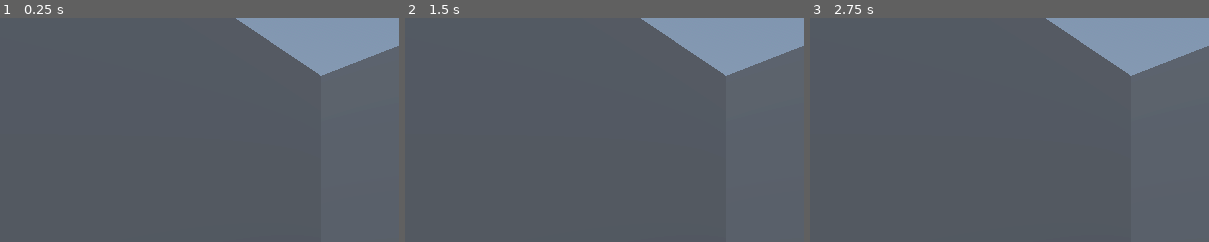
Above: before the commit, frames 1-3 (left to right).
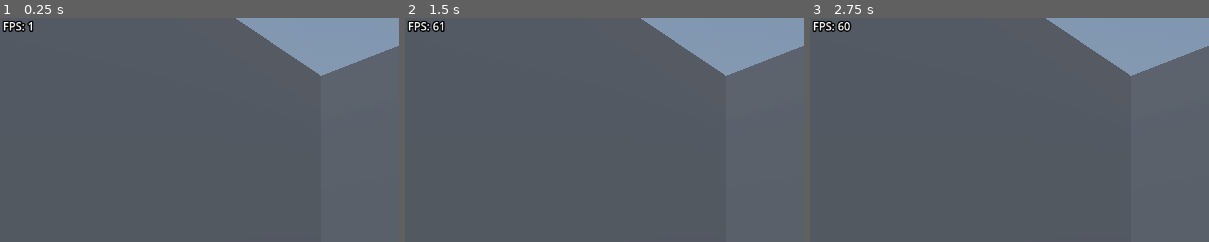
Above: after the commit, the same moments.

Repository: CactusHertz/gd-ui-test
Game: Godot game, scene res://level.tscn
The game is run twice, just before and just after one commit, with the same random seed, the same clock (stepped at 60 frames per second) and the same inputs.
Inputs:
- Up to frame 1 (0.25 s): no input
- Up to frame 2 (1.5 s): tap Enter at 0.5 s; tap Space at 1.25 s
- Up to frame 3 (2.75 s): tap Enter at 2 s
The pictures show only the part of the screen within x 0-50%, y 0-50%; the shares and areas given below are measured in that part.

The runs differ from the first frame. In frame 1, 0.3% of the frame differs, in the area x 0-9%, y 1-7%; in frame 2, 0.4%; in frame 3, 0.4%, in the area x 0-11%, y 1-7%.

Commit message:
Add fps counter

Diff:
--- /dev/null
+++ b/fps.gd
@@ -0,0 +1,5 @@
+extends Label
+
+func _process(delta):
+	var fps = Engine.get_frames_per_second()
+	text = " FPS: " + str(fps)
--- a/level.tscn
+++ b/level.tscn
@@ -1,4 +1,6 @@
-[gd_scene load_steps=4 format=3 uid="uid://bn4ybdamams5w"]
+[gd_scene load_steps=5 format=3 uid="uid://bn4ybdamams5w"]
+
+[ext_resource type="Script" path="res://fps.gd" id="1_v056g"]
 
 [sub_resource type="ProceduralSkyMaterial" id="ProceduralSkyMaterial_yimha"]
 sky_horizon_color = Color(0.64625, 0.65575, 0.67075, 1)
@@ -13,6 +15,7 @@
 tonemap_mode = 2
 ssao_enabled = true
 sdfgi_enabled = true
+sdfgi_use_occlusion = true
 glow_enabled = true
 
 [node name="Level" type="Node3D"]
@@ -35,3 +38,13 @@
 
 [node name="Camera3D" type="Camera3D" parent="."]
 transform = Transform3D(0.5, 0, -0.866025, 0, 1, 0, 0.866025, 0, 0.5, 0, 3, 0)
+
+[node name="CanvasLayer" type="CanvasLayer" parent="."]
+
+[node name="Fps" type="Label" parent="CanvasLayer"]
+offset_right = 40.0
+offset_bottom = 23.0
+theme_override_colors/font_color = Color(1, 1, 1, 1)
+theme_override_colors/font_outline_color = Color(0, 0, 0, 1)
+theme_override_constants/outline_size = 8
+script = ExtResource("1_v056g")
--- a/project.godot
+++ b/project.godot
@@ -11,6 +11,7 @@
 [application]
 
 config/name="ui-test"
+config/tags=PackedStringArray("personal", "test")
 run/main_scene="res://level.tscn"
 config/features=PackedStringArray("4.2", "Forward Plus")
 config/icon="res://icon.svg"
